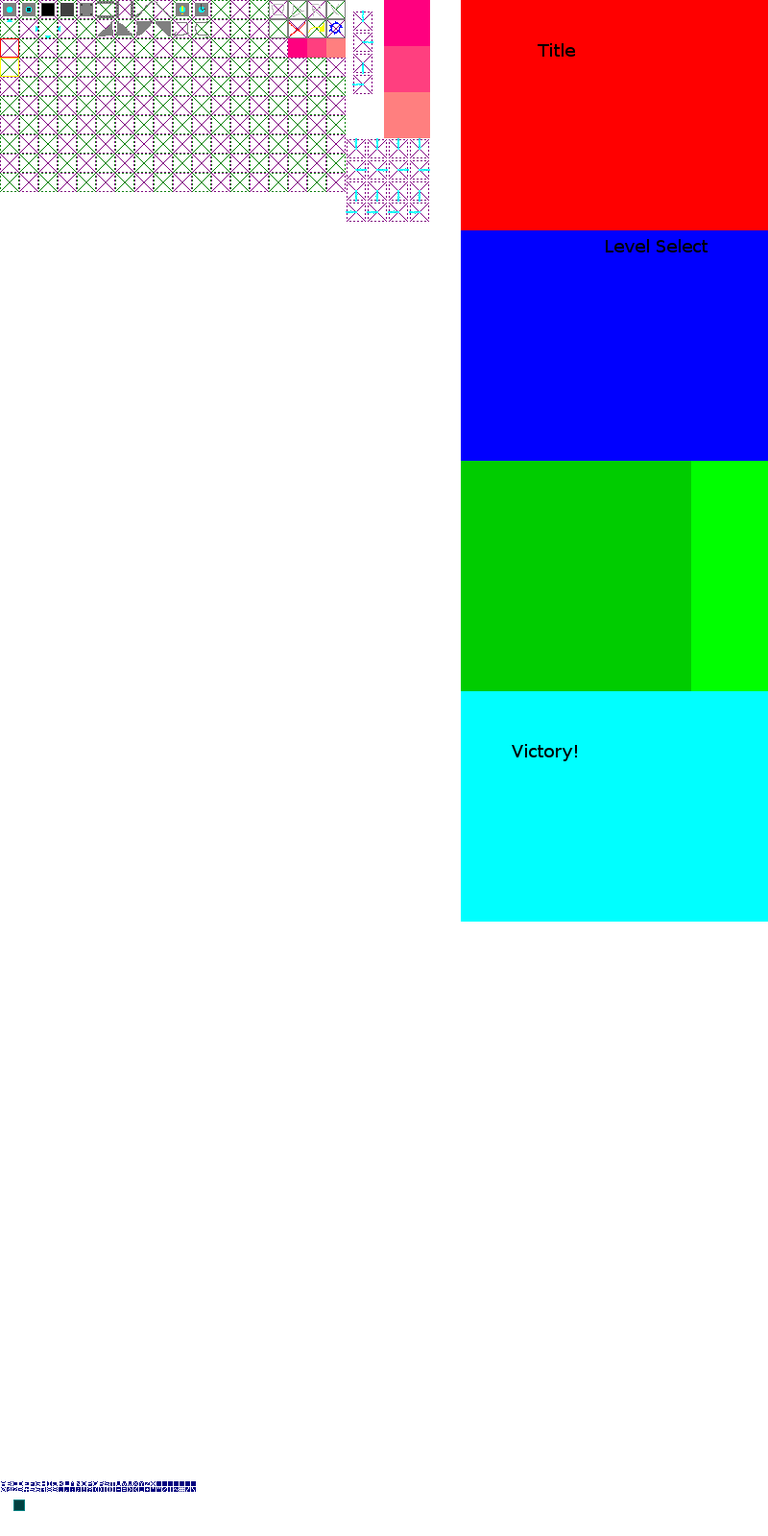
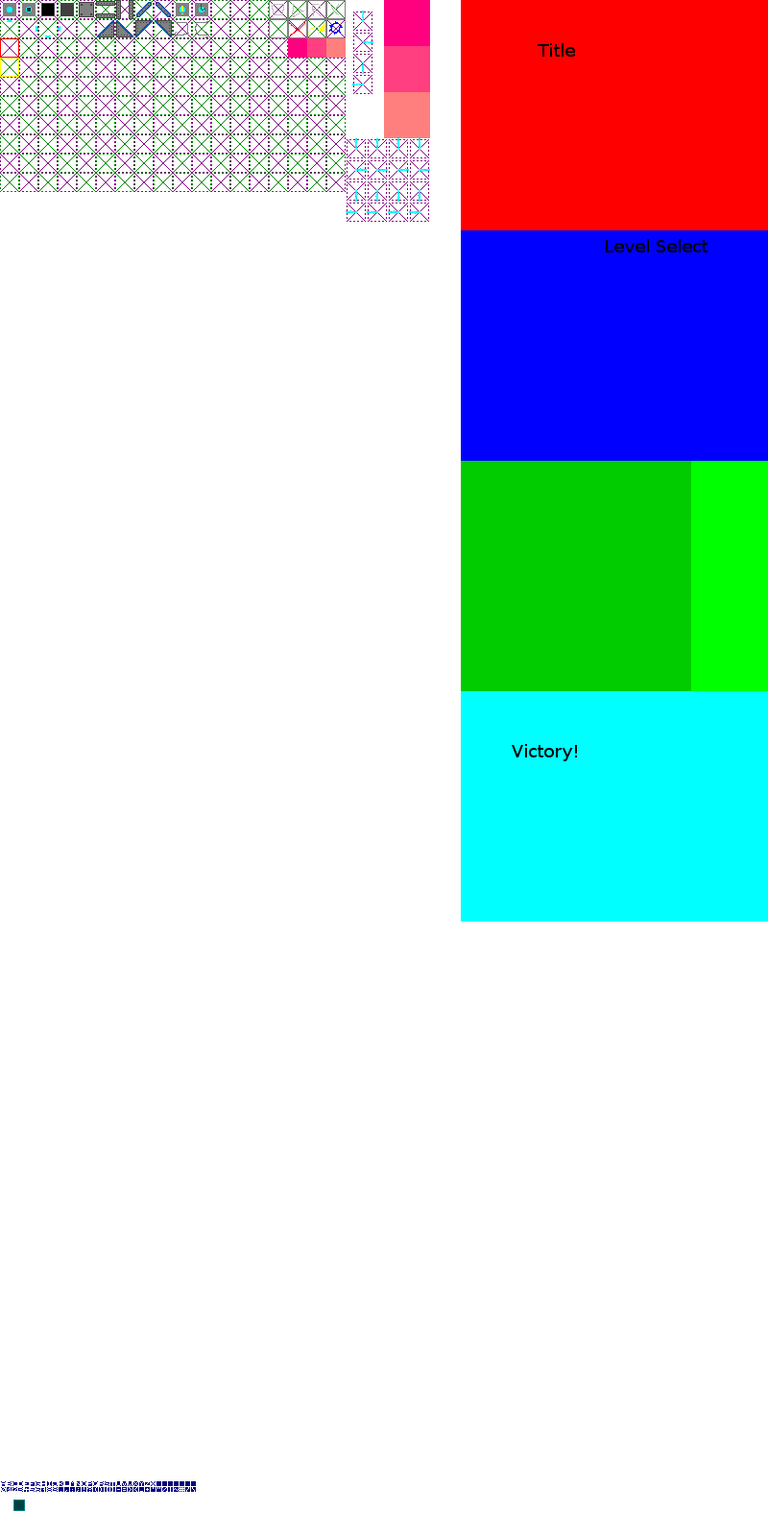
Comparing the layer stacks of the two (768, 1536) images. Changes:
painted on "stuff" over box(78, 0, 172, 38)
